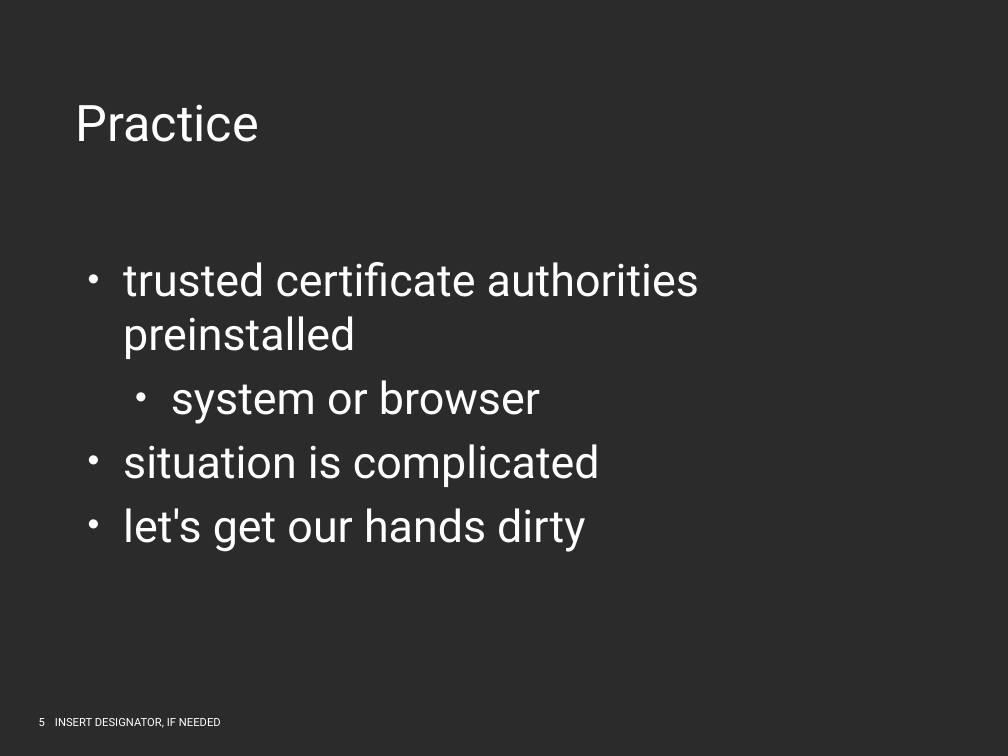
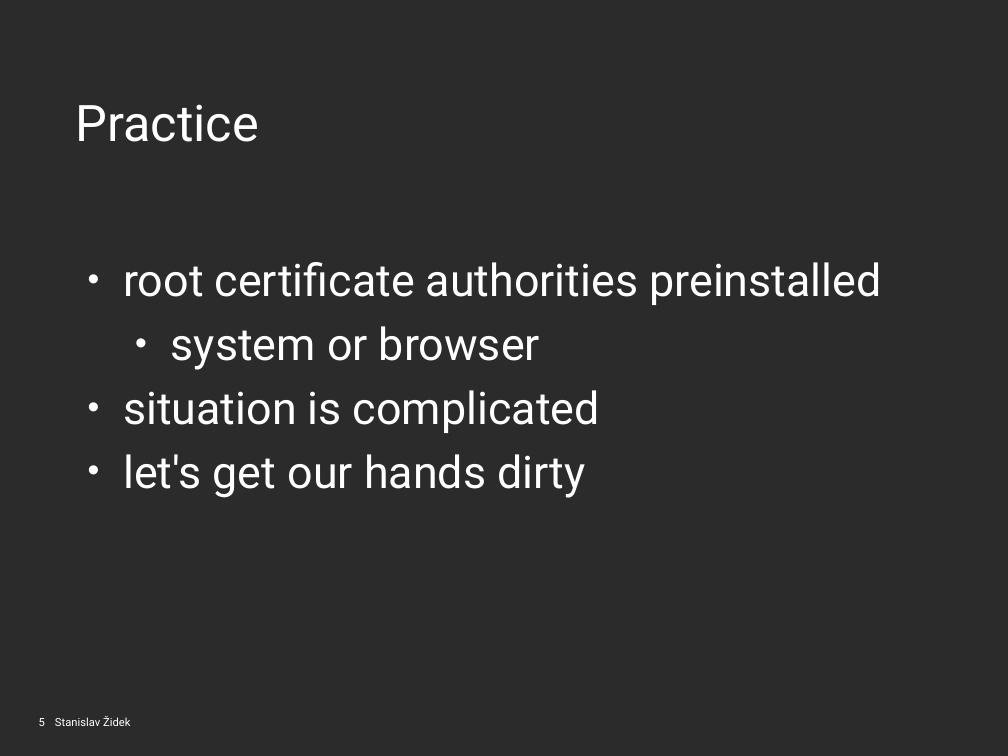
Before and after one commit to ep69/DevConf-2017, a slide deck: slide 5 of rhpres.odp. Drawn at 1008x756 pixels with LibreOffice and Linux fonts; fonts in the diff are those of the drawing; background and template pictures are left out; a plain dark background stands for a picture behind light text. Boxes give left, top, right and bottom in pixels: in the first picture for what was removed or moved away, otherwise in the second. Text is boxed around its words. In the diff, an @@ line names an element or a change of style, - is before the commit and + after.

```diff
--- a/rhpres.odp
+++ b/rhpres.odp
@@ text at box(123, 262, 881, 305): text changed @@
-• trusted certificate authorities preinstalled
+• root certificate authorities preinstalled
@@ text at box(55, 716, 130, 726): text changed @@
-INSERT DESIGNATOR, IF NEEDED
+Stanislav Židek
```
Also in this commit, not shown: 20 other slides changed, 1 other file.
